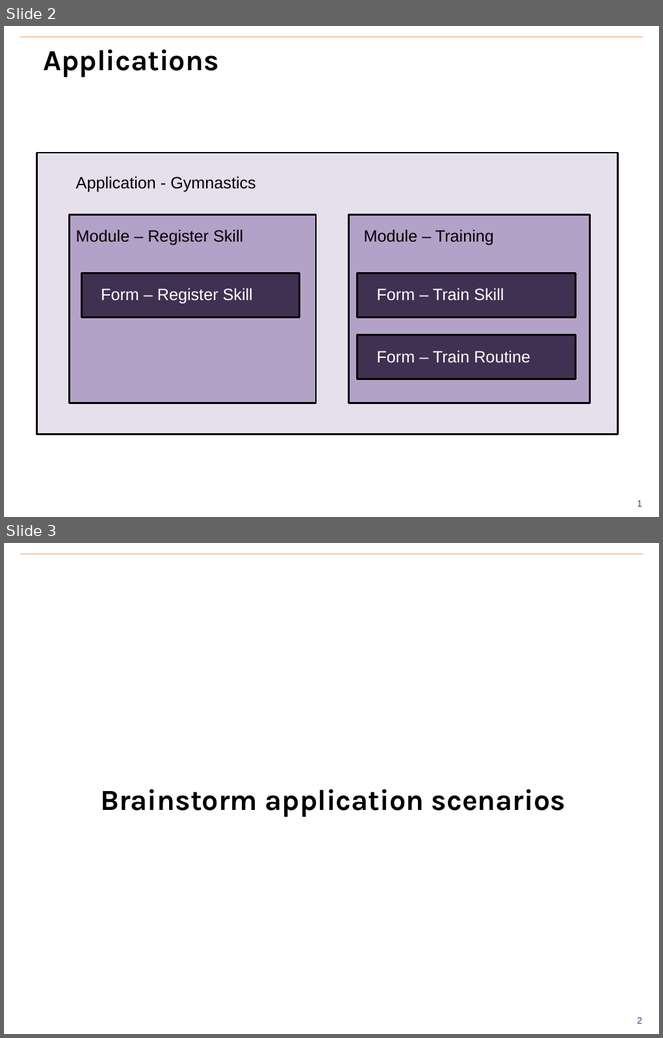
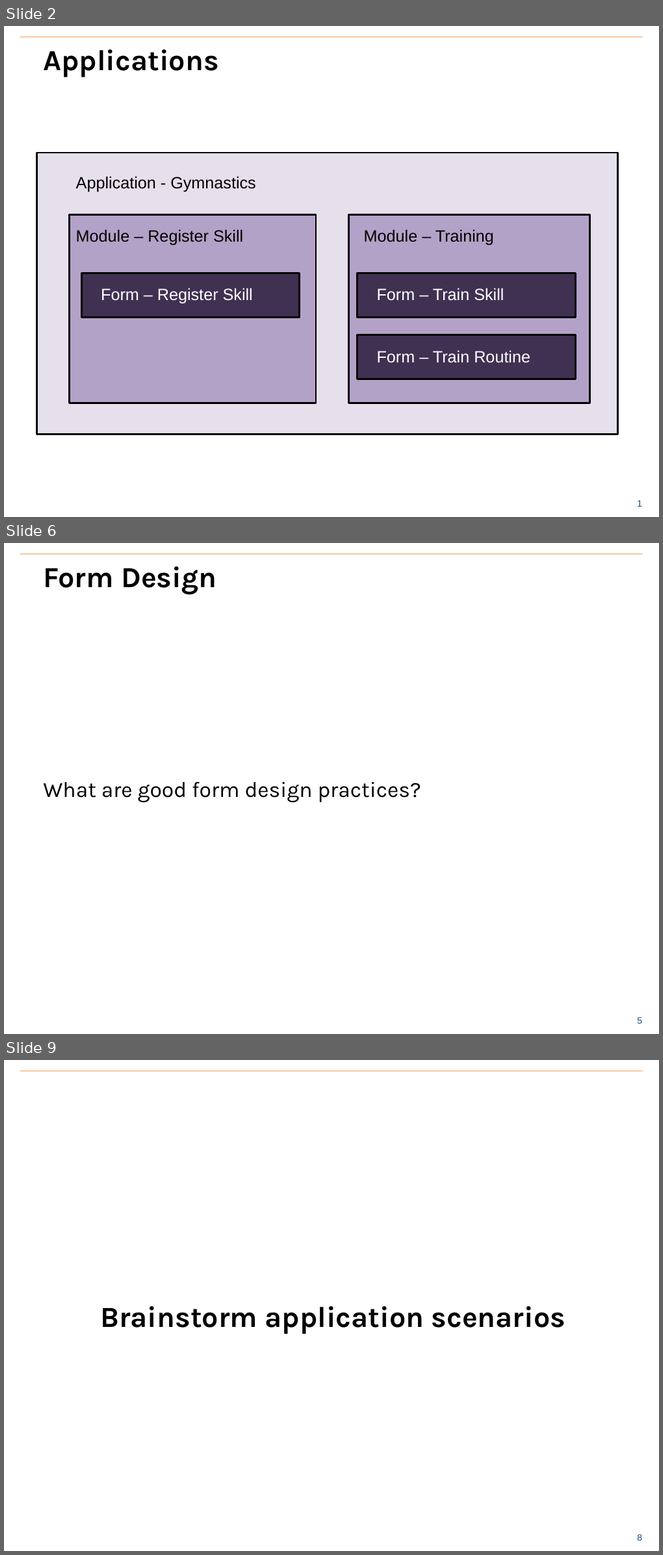
Before and after one commit to benrudolph/exi-training, a slide deck: ApplicationDesign/application_design.pptx. Shown one above the other, each under a label of ours: slides 2 and 3 before the commit, slides 2, 6 and 9 after it; the slides between them are not shown. The pictures are 663x1038 and 663x1555 pixels, drawn with LibreOffice and Linux fonts; fonts in the diff are those of the drawing; background and template pictures are left out. Boxes give left, top, right and bottom in pixels: in the first picture for what was removed or moved away, otherwise in the second. Text is boxed around its words. In the diff, an @@ line names an element or a change of style, - is before the commit and + after.

Commit message:
Application Design additions

```diff
--- a/ApplicationDesign/application_design.pptx
+++ b/ApplicationDesign/application_design.pptx
@@ slide 6 added at bbox=[4, 543, 659, 1034], background #FFFFFF; not listed: 2 template elements that a slide beside it also shows @@
@@ title added at bbox=[43, 566, 217, 594], 32 pt, text #000000, bold @@
+Form Design
@@ text added at bbox=[43, 782, 421, 803], 24 pt, text #000000 @@
+What are good form design practices?
@@ what was slide 3 is now slide 9 @@
@@ page number at bbox=[637, 1534, 642, 1541]: text changed @@
-2
+8
```
Also in this commit, not shown: 5 other slides added, 1 other file.
